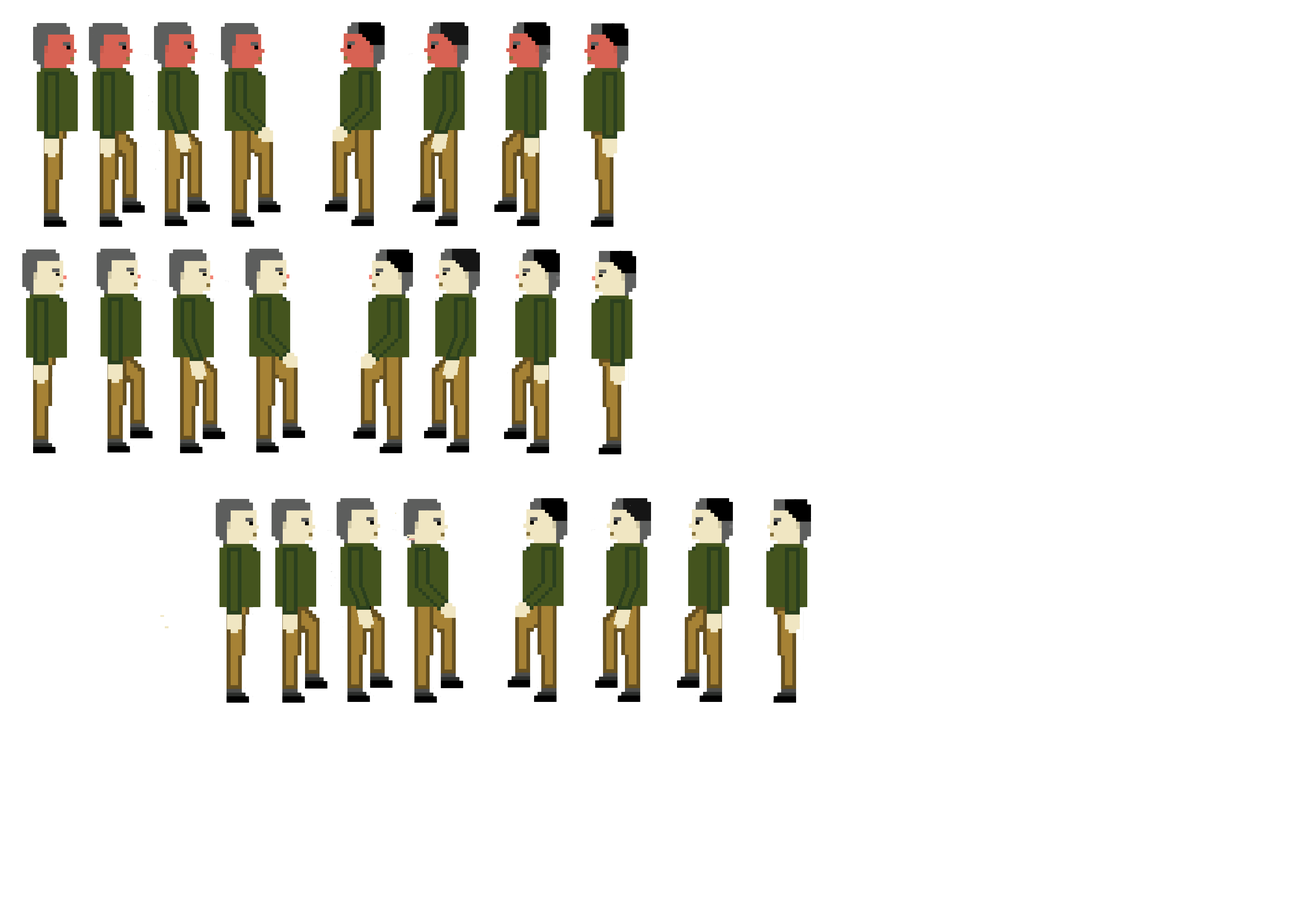
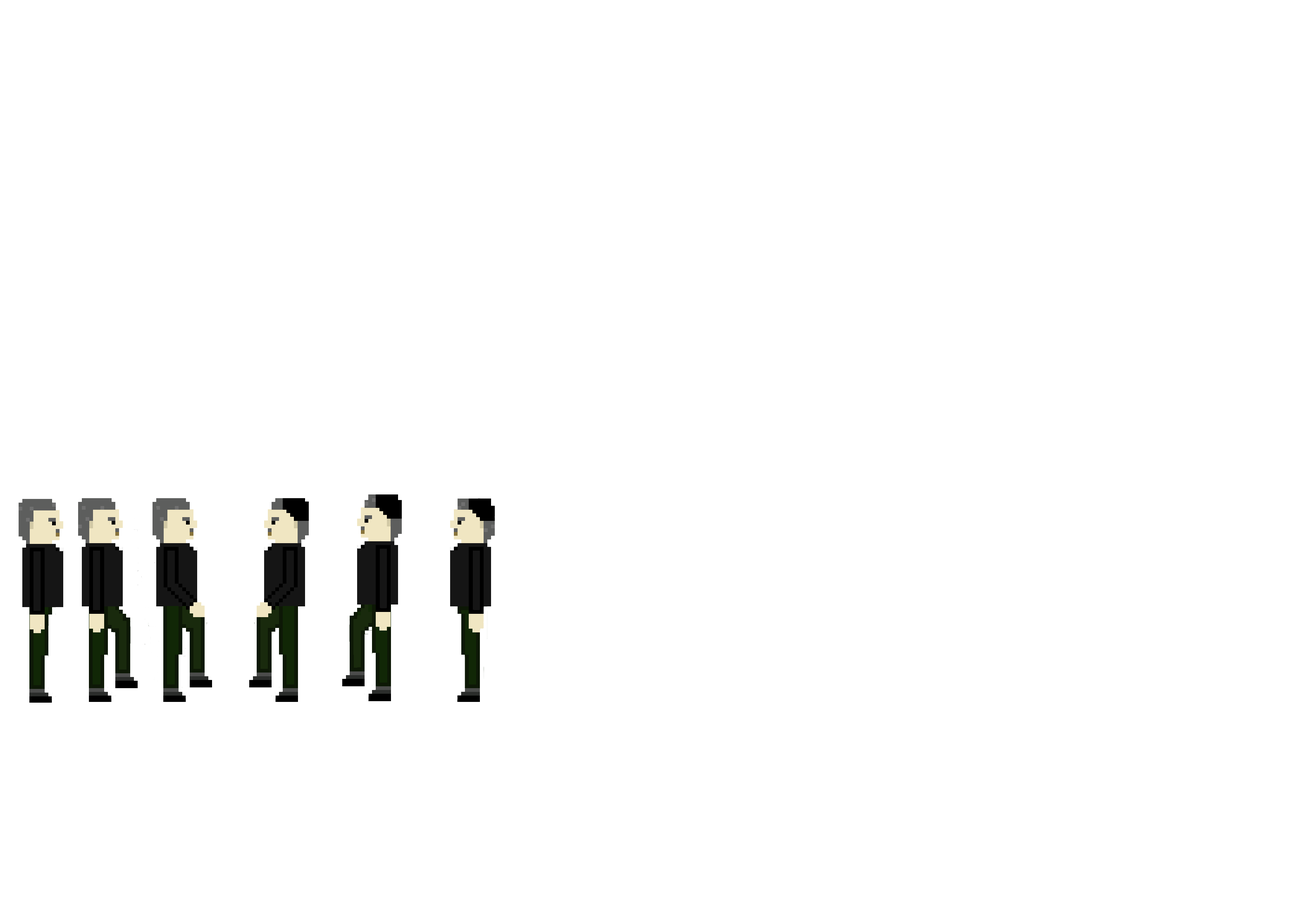
Two versions of the same layered image (1305×922). Layer-by-layer changes:
removed layer "Calque 16" over [394, 512, 433, 551]
removed layer "Calque 14" over [22, 248, 636, 629]
removed layer "Calque 3 copie" over [33, 22, 629, 227]
painted on "Calque 3" over [215, 498, 811, 703]
added layer "Calque 6" above "Calque 5" over [249, 498, 309, 703]
added layer "Calque 5" above "Calque 4" over [152, 498, 212, 703]
added layer "Calque 4" above "Calque 2" over [78, 498, 199, 703]
added layer "Calque 2" above "Calque 1" over [18, 499, 64, 703]
added layer "Calque 1" over [286, 494, 402, 702]
